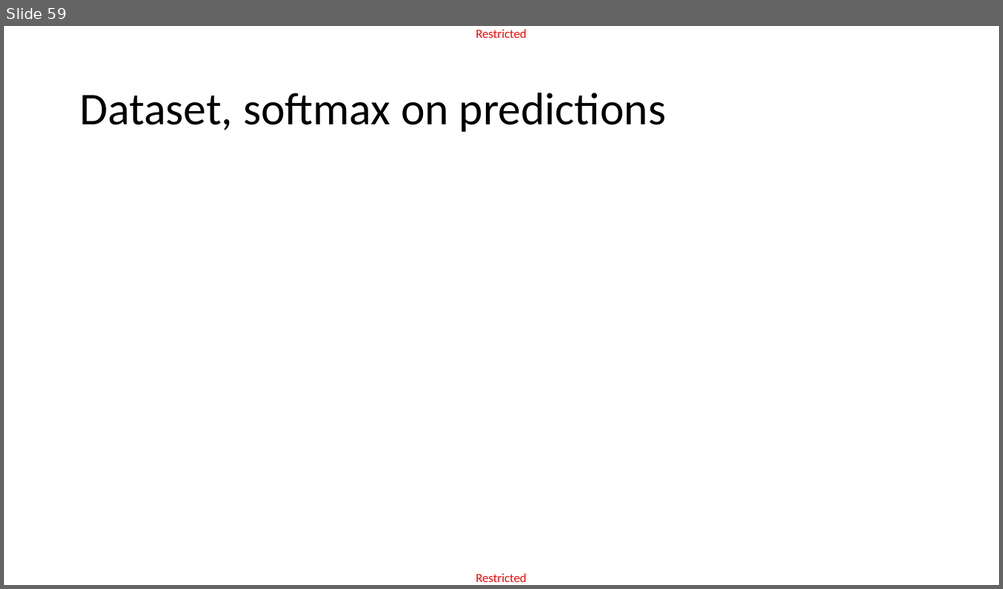
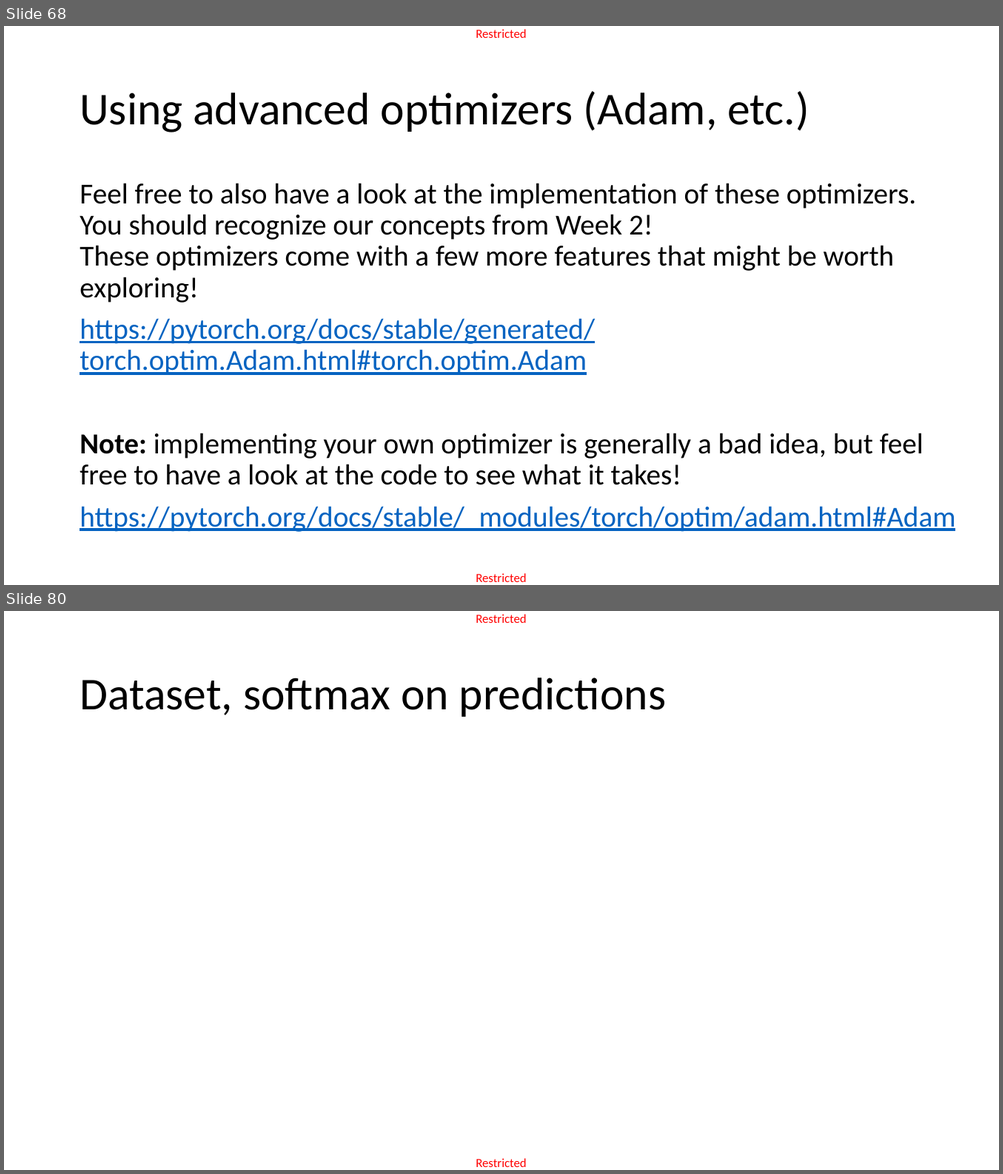
Before and after one commit to matthieudemari/SUTD_DL_50_039, a slide deck: W3/0. All/W3.pptx. Shown one above the other, each under a label of ours: slide 59 before the commit, slides 68 and 80 after it; the slides between them are not shown. The pictures are 1003x589 and 1003x1174 pixels, drawn with LibreOffice and Linux fonts; fonts in the diff are those of the drawing. Boxes give left, top, right and bottom in pixels: in the first picture for what was removed or moved away, otherwise in the second. Text is boxed around its words. In the diff, an @@ line names an element or a change of style, - is before the commit and + after.

```diff
--- a/W3/0. All/W3.pptx
+++ b/W3/0. All/W3.pptx
@@ slide 68 added at (4,26,999,585), background #FFFFFF; not listed: 2 template elements that a slide beside it also shows @@
@@ title added at (79,91,808,133), 44 pt, text #000000 @@
+Using advanced optimizers (Adam, etc.)
@@ text added at (79,183,955,532), 28 pt, text #000000 @@
+Feel free to also have a look at the implementation of these optimizers. You should recognize our concepts from Week 2!
+These optimizers come with a few more features that might be worth exploring!
+https://pytorch.org/docs/stable/generated/torch.optim.Adam.html#torch.optim.Adam
+Note: implementing your own optimizer is generally a bad idea, but feel free to have a look at the code to see what it takes!
+https://pytorch.org/docs/stable/_modules/torch/optim/adam.html#Adam
@@ what was slide 59 is now slide 80 @@
```
Also in this commit, not shown: 4 slides changed, 29 other slides added, 9 slides removed, 7 other files.
